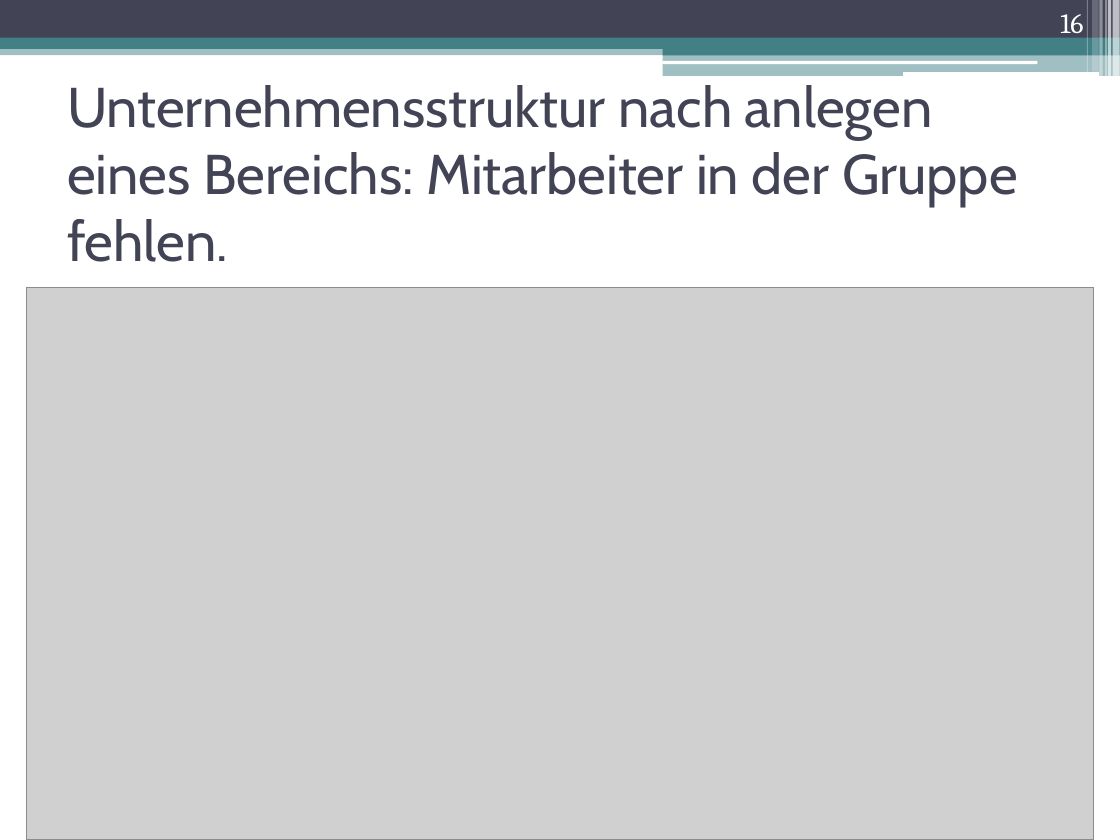
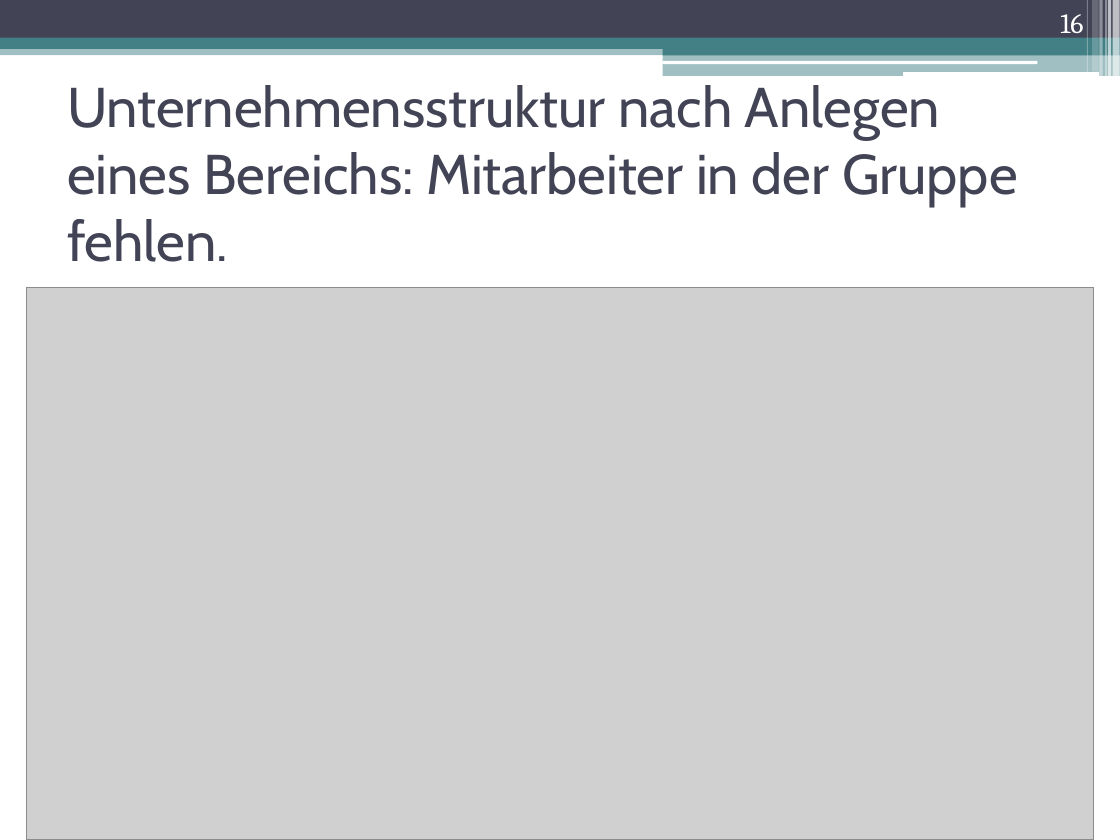
Before and after one commit to DanJoeHa/Fallstudie, a slide deck: slide 16 of Projektmanagement/Abschlusspräsentation.pptx. Drawn at 1120x840 pixels with LibreOffice and Linux fonts; fonts in the diff are those of the drawing; grey boxes stand for pictures. Boxes give left, top, right and bottom in pixels: in the first picture for what was removed or moved away, otherwise in the second. Text is boxed around its words. In the diff, an @@ line names an element or a change of style, - is before the commit and + after.

Commit message:
Rechtschreibung

```diff
--- a/Projektmanagement/Abschlusspräsentation.pptx
+++ b/Projektmanagement/Abschlusspräsentation.pptx
@@ title at (x1=67, y1=85, x2=1018, y2=262): text changed @@
-Unternehmensstruktur nach anlegen eines Bereichs: Mitarbeiter in der Gruppe fehlen.
+Unternehmensstruktur nach Anlegen eines Bereichs: Mitarbeiter in der Gruppe fehlen.
```
